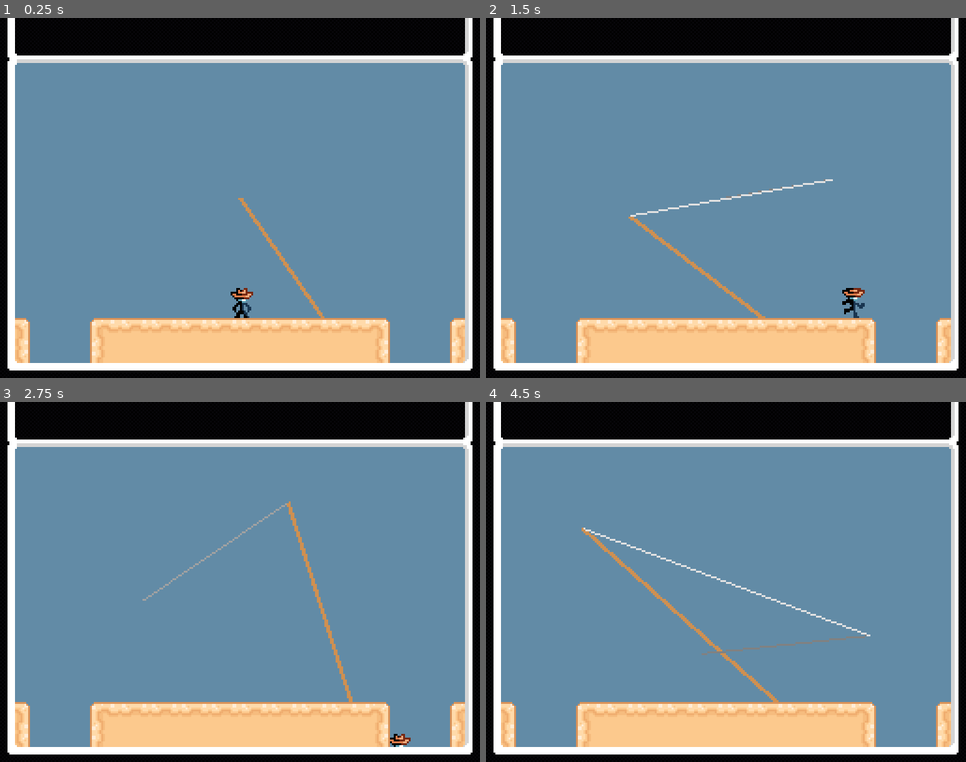
Above: before the commit, frames 1-4 (two rows, left to right).
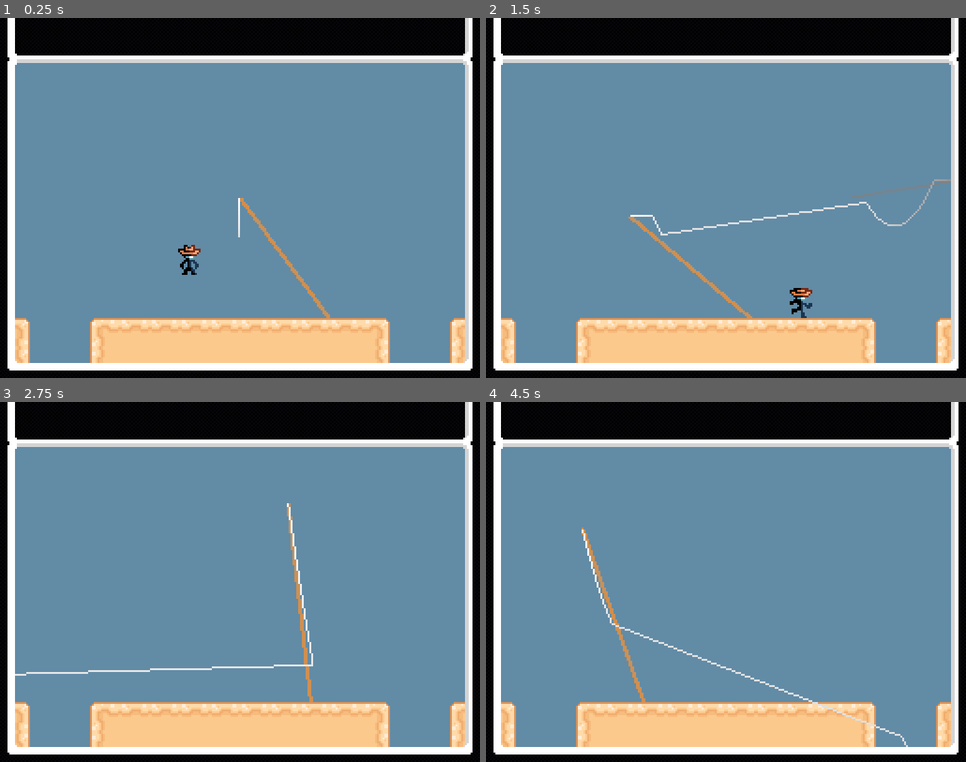
Above: after the commit, the same moments.

Repository: Jcodefox/GMTK-2025
Game: Godot game, scene res://scenes/topscenes/gameplay_topscene.tscn
Same seed, same stepped clock (60 frames per second), same inputs: the game is played once before the commit and once after it.
Inputs (mouse positions are in pixels of both pictures, inside the frame that each line leads up to):
- Up to frame 1 (0.25 s): no input
- Up to frame 2 (1.5 s): move the mouse to (831, 180) at 0.52 s; hold D (move_right) from 0.53 s (still down); tap Space (move_jump) at 0.77 s; move the mouse to (630, 216) at 1.27 s
- Up to frame 3 (2.75 s): tap Space (move_jump) at 1.52 s; move the mouse to (288, 502) at 2.02 s; release D (move_right) at 2.03 s; hold A (move_left) from 2.03 s (still down)
- Up to frame 4 (4.5 s): move the mouse to (702, 654) at 2.77 s; release A (move_left) at 2.78 s; hold D (move_right) 2.78-4.28 s; tap Space (move_jump) at 3.02, 3.77 s; move the mouse to (870, 636) at 3.52 s; move the mouse to (582, 528) at 4.27 s; hold A (move_left) from 4.28 s (still down)

The runs differ from the first frame. In frame 1, 0.9% of the frame differs, in the area x 37-69%, y 50-84%; in frame 2, 1.7%; in frame 3, 1.6%; in frame 4, 1.8%, in the area x 19-88%, y 34-96%.

Commit message:
Add basic looping

Diff:
--- a/scenes/prefabs/player.tscn
+++ b/scenes/prefabs/player.tscn
@@ -18,3 +18,10 @@
 animation = &"duckwalk"
 autoplay = "idle"
 frame_progress = 0.0871731
+
+[node name="AnimatedSprite2D2" type="AnimatedSprite2D" parent="."]
+position = Vector2(-256, -6)
+sprite_frames = ExtResource("2_tou0u")
+animation = &"duckwalk"
+autoplay = "idle"
+frame_progress = 0.0871731
--- a/scenes/topscenes/gameplay_topscene.tscn
+++ b/scenes/topscenes/gameplay_topscene.tscn
@@ -8,9 +8,9 @@
 [node name="GameplayTopscene" type="Node2D"]
 
 [node name="Player" parent="." instance=ExtResource("1_rncwu")]
-position = Vector2(129, 151)
+position = Vector2(101, 108)
 
-[node name="Lasso" parent="." instance=ExtResource("2_u55sw")]
+[node name="Lasso" parent="Player" instance=ExtResource("2_u55sw")]
 
 [node name="BackCanvasLayer" type="CanvasLayer" parent="."]
 layer = -128
--- a/scripts/prefabs/player_v2.gd
+++ b/scripts/prefabs/player_v2.gd
@@ -23,6 +23,7 @@
 var time_since_jump_attempt: float = INF
 
 func _physics_process(delta: float) -> void:
+	handle_edges()
 	time_since_on_floor += delta
 	time_since_jump_attempt += delta
 
@@ -77,6 +78,18 @@
 
 	move_and_slide()
 
+func handle_edges() -> void:
+	while position.x > 256:
+		position.x -= 256
+	while position.x < 0:
+		position.x += 256
+
+	#while position.y > 256:
+	#	position.y -= 256
+	#while position.y < 256:
+	#	position.y += 256
+
 func set_animation(anim: String) -> void:
 	if $AnimatedSprite2D.animation != anim:
 		$AnimatedSprite2D.animation = anim
+	$AnimatedSprite2D2.animation = $AnimatedSprite2D.animation
